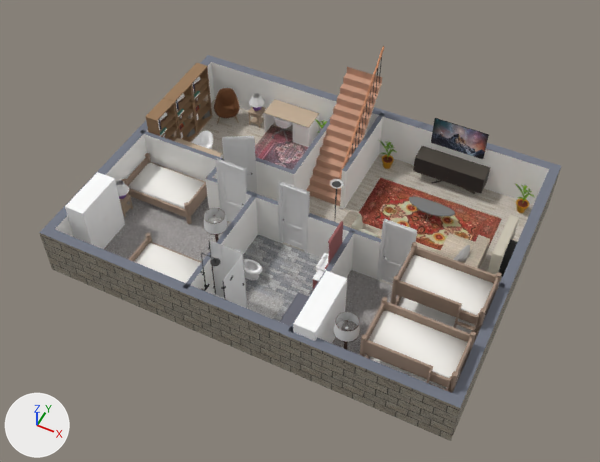
The glTF model dist/maison-sousol.glb as it was, and as the next commit left it.
Both versions are drawn from a 50 mm camera at (1102.0, -1631.0, 1588.0) aimed at (509.0, -446.0, 107.0). The lights are fixed; the arrows at lower left show +X, +Y and +Z. The picture after the commit comes second. Where no turn or scale is listed for an object, it has been applied to the vertices. Vertices at exactly the same position are counted once.

The older version as bpy lines, for what is in view:
```python
ob_p20_matelas_351 = bpy.data.objects.new('p20_Matelas_351', me_p20_matelas_351_1)
ob_p20_matelas_351.location = (495.0, -530.0, 92.0)
ob_p20_pied_342 = bpy.data.objects.new('p20_Pied_342', me_p20_pied_342_1)
ob_p20_pied_342.location = (495.0, -534.0, 90.0)
ob_p26_bottom_397 = bpy.data.objects.new('p26_bottom_397', me_p26_bottom_397_1)
ob_p26_bottom_397.location = (490.0, -610.0, 1.0)
ob_wall_0_2 = bpy.data.objects.new('wall_0_2', me_wall_0_2_1)
ob_wall_0_2.location = (494.0, -362.0, 68.0)
ob_wall_0_3 = bpy.data.objects.new('wall_0_3', me_wall_0_3_1)
ob_wall_0_3.location = (494.0, -362.0, 68.0)
ob_wall_0_5 = bpy.data.objects.new('wall_0_5', me_wall_0_5_1)
ob_wall_0_5.location = (494.0, -362.0, 135.0)
# also in view: 'p14_Sails_99' at (347.0, -410.0, 87.0); 'p36_Armchair_42_988_498' at (87.0, -62.0, 54.0); 'p7_Tech_items_072_29732_19' at (748.0, -5.0, 142.0); 'p9_bottom_22' at (745.0, -190.0, 1.0); 'p0_1_1_2_5' at (473.0, -119.0, 130.0)
```
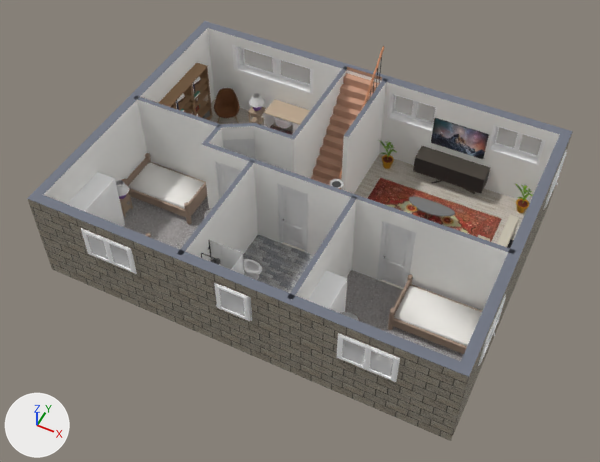
Pixel boxes [x1, y1, x2, y2] of what changed, in the pictures (600 x 462 px; the box of a moved part takes in the faces that stretch with it):
'wall_0_2', reshaped, moved (16% taller): before [55, 62, 549, 355]; after [44, 28, 560, 367]
'wall_0_3', reshaped, moved (13% taller): before [40, 169, 561, 441]; after [28, 134, 572, 441]
'wall_0_5', moved: before [39, 55, 561, 408]; after [27, 21, 573, 377]
'p20_Matelas_351', deleted: before [129, 163, 493, 390]
'p20_Pied_342', deleted: before [122, 153, 502, 393]
'p9_frame_34', added: after [81, 44, 567, 382]
'p27_Matelas_351', added (mostly hidden): after [129, 163, 482, 346]
'p9_sweethome3d_window_pane_on_hinge_1_41', added: after [86, 49, 554, 377]
'p27_Pied_342', added: after [122, 153, 482, 354]
part 1 of me_wall_0_2_1, moved or reshaped: before [191, 198, 258, 295]; after [185, 163, 258, 261]
part 2 of me_wall_0_2_1, moved or reshaped: before [330, 234, 354, 278]; after [295, 200, 356, 300]
part 3 of me_wall_0_2_1, moved or reshaped: before [340, 117, 383, 209]; after [341, 83, 386, 194]
part 4 of me_wall_0_2_1, rebuilt (16% taller): before [55, 62, 549, 355]; after [44, 28, 560, 367]
part 5 of me_wall_0_2_1, added: after [137, 71, 508, 311]
part 6 of me_wall_0_2_1, deleted: before [144, 134, 221, 220]
part 7 of me_wall_0_2_1, deleted: before [256, 130, 327, 201]
part 8 of me_wall_0_2_1, deleted: before [245, 194, 279, 242]
'p5_1_1_1', unchanged, covered by the edit: before [343, 210, 490, 269]; after [478, 235, 490, 241]
'p32_Oriental_rug_479', unchanged, covered by the edit: before [255, 125, 308, 170]; after [270, 125, 293, 135]

What changed in the scene script:
```text
Change me_wall_0_2_1:
    remove me_wall_0_2_1.from_pydata(...)  # 156 vertices, 231 faces; spans x -504.0..504.0, y -371.0..371.0, z -68.0..68.0
    add me_wall_0_2_1.from_pydata(...)  # 314 vertices, 520 faces; spans x -504.0..504.0, y -371.0..371.0, z -125.0..125.0
    me_wall_0_2_1 part 1: the loose piece of 12 vertices spanning x -131.0..-119.0, y -371.0..-51.0, z -68.0..68.0 is scaled about its middle by (1, 1, 1.85)
    me_wall_0_2_1 part 2: the loose piece of 12 vertices spanning x 129.0..141.0, y -371.0..-51.0, z -68.0..68.0 is scaled about its middle by (1, 1, 1.85)
    me_wall_0_2_1 part 3: the loose piece of 12 vertices spanning x 28.0..41.0, y 122.0..371.0, z -68.0..68.0 is scaled about its middle by (1, 1, 1.85)
    me_wall_0_2_1 part 4: the loose piece of 16 vertices spanning x -504.0..504.0, y -371.0..371.0, z -68.0..68.0 is rebuilt with 144 vertices and now spans x -504.0..504.0, y -371.0..371.0, z -125.0..125.0
    me_wall_0_2_1 part 5: a new loose piece of 134 vertices spanning x -504.0..504.0, y -57.0..371.0, z -125.0..125.0, in mat_wall_0_2 (white #faf9f6)
    me_wall_0_2_1 part 6: the loose piece of 44 vertices spanning x -504.0..-228.0, y -57.0..27.0, z -68.0..68.0 is deleted
    me_wall_0_2_1 part 7: the loose piece of 24 vertices spanning x -187.0..-72.0, y 56.0..371.0, z -68.0..68.0 is deleted
    me_wall_0_2_1 part 8: the loose piece of 12 vertices spanning x -148.0..-58.0, y -57.0..-45.0, z -68.0..68.0 is deleted
    other edits to the shape of me_wall_0_2_1 do not show in these pictures
Change me_wall_0_3_1:
    remove me_wall_0_3_1.from_pydata(...)  # 16 vertices, 16 faces; spans x -516.0..516.0, y -384.0..384.0, z -67.0..67.0
    add me_wall_0_3_1.from_pydata(...)  # 144 vertices, 160 faces; spans x -516.0..516.0, y -384.0..384.0, z -125.0..125.0
    me_wall_0_3_1 part 9: 16 vertices removed from x -516.0..516.0, y -384.0..384.0, z -67.0..67.0; 144 vertices added at x -516.0..516.0, y -384.0..384.0, z -125.0..125.0
Change ob_wall_0_2:
    ob_wall_0_2.location: (494.0, -362.0, 68.0) -> (494.0, -362.0, 125.0)
Change ob_wall_0_3:
    ob_wall_0_3.location: (494.0, -362.0, 68.0) -> (494.0, -362.0, 125.0)
Change ob_wall_0_5:
    ob_wall_0_5.location: (494.0, -362.0, 135.0) -> (494.0, -362.0, 250.0)
Remove ob_p20_pied_342:
    ob_p20_pied_342 = bpy.data.objects.new('p20_Pied_342', me_p20_pied_342_1)
Remove ob_p20_matelas_351:
    ob_p20_matelas_351 = bpy.data.objects.new('p20_Matelas_351', me_p20_matelas_351_1)
Add ob_p27_matelas_351:
    ob_p27_matelas_351 = bpy.data.objects.new('p27_Matelas_351', me_p27_matelas_351_1)  # 80 vertices, 144 faces; spans x -481.0..481.0, y -175.0..175.0, z -9.0..9.0; in mat_bone2_p20_matelas_351 (white #f5f2ed)
    ob_p27_matelas_351.location = (493.0, -532.0, 38.0)
Add ob_p27_pied_342:
    ob_p27_pied_342 = bpy.data.objects.new('p27_Pied_342', me_p27_pied_342_1)  # 640 vertices, 888 faces; spans x -490.0..490.0, y -185.0..185.0, z -35.0..35.0; in mat_flyellow (beige #a08978)
    ob_p27_pied_342.location = (493.0, -532.0, 35.0)
Add ob_p9_sweethome3d_window_pane_on_hinge_1_41:
    ob_p9_sweethome3d_window_pane_on_hinge_1_41 = bpy.data.objects.new('p9_sweethome3d_window_pane_on_hinge_1_41', me_p9_sweethome3d_window_pane_on_hinge_1_41_1)  # 120 vertices, 180 faces; spans x -456.0..456.0, y -385.0..385.0, z -34.0..34.0; in mat_flltgrey (white #eaeaea)
    ob_p9_sweethome3d_window_pane_on_hinge_1_41.location = (556.0, -362.0, 178.0)
Add ob_p9_frame_34:
    ob_p9_frame_34 = bpy.data.objects.new('p9_frame_34', me_p9_frame_34_1)  # 1485 vertices, 2758 faces; spans x -471.0..471.0, y -393.0..393.0, z -43.0..43.0; in mat_wall_0_1 (white #ffffff)
    ob_p9_frame_34.location = (550.0, -362.0, 178.0)
```
